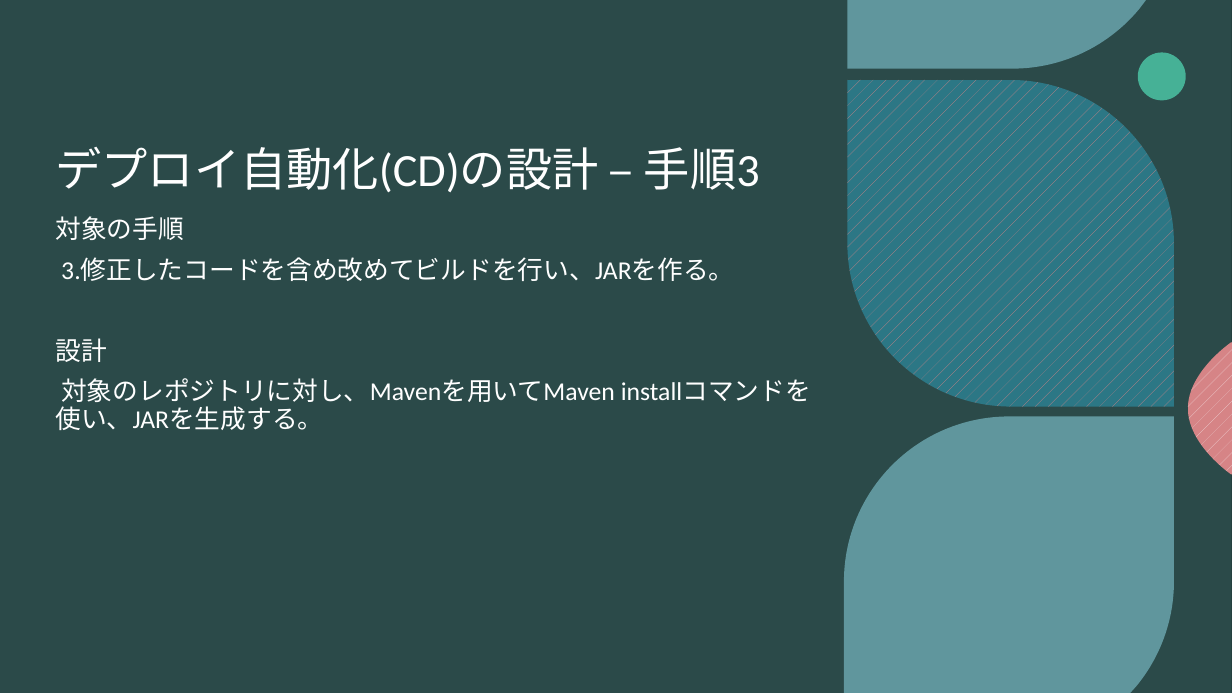
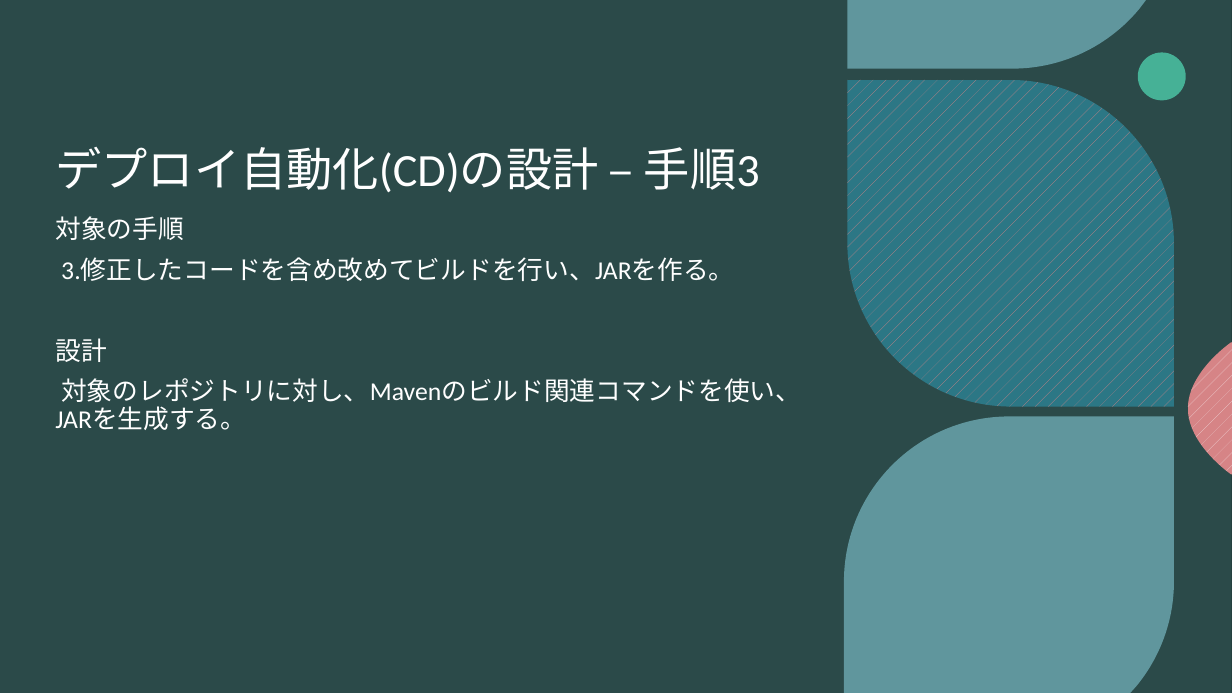
Before and after one commit to bittap/azusato, a slide deck: slide 9 of document/CI・CD/デプロイ自動化.pptx. Drawn at 1232x693 pixels with LibreOffice and Linux fonts; fonts in the diff are those of the drawing; background and template pictures are left out. Boxes give left, top, right and bottom in pixels: in the first picture for what was removed or moved away, otherwise in the second. Text is boxed around its words. In the diff, an @@ line names an element or a change of style, - is before the commit and + after.

```diff
--- a/document/CI・CD/デプロイ自動化.pptx
+++ b/document/CI・CD/デプロイ自動化.pptx
@@ text at bbox=[55, 378, 801, 430]: text changed @@
-対象のレポジトリに対し、Mavenを用いてMaven installコマンドを使い、JARを生成する。
+対象のレポジトリに対し、Mavenのビルド関連コマンドを使い、JARを生成する。
```
Also in this commit, not shown: 7 other slides changed, 1 slide added.
